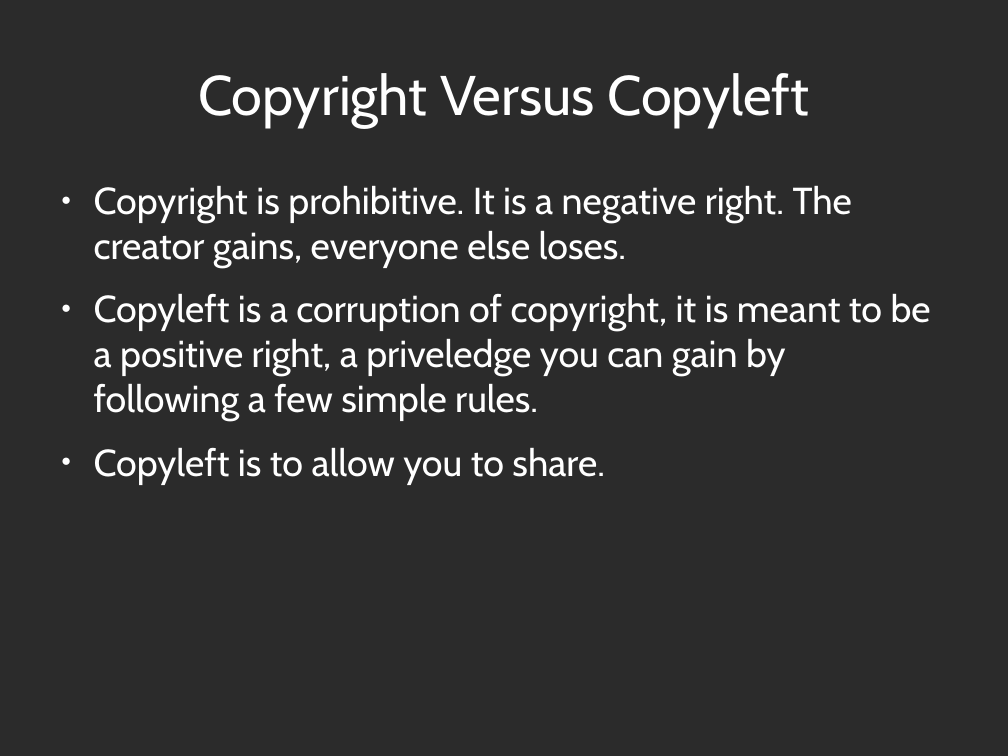
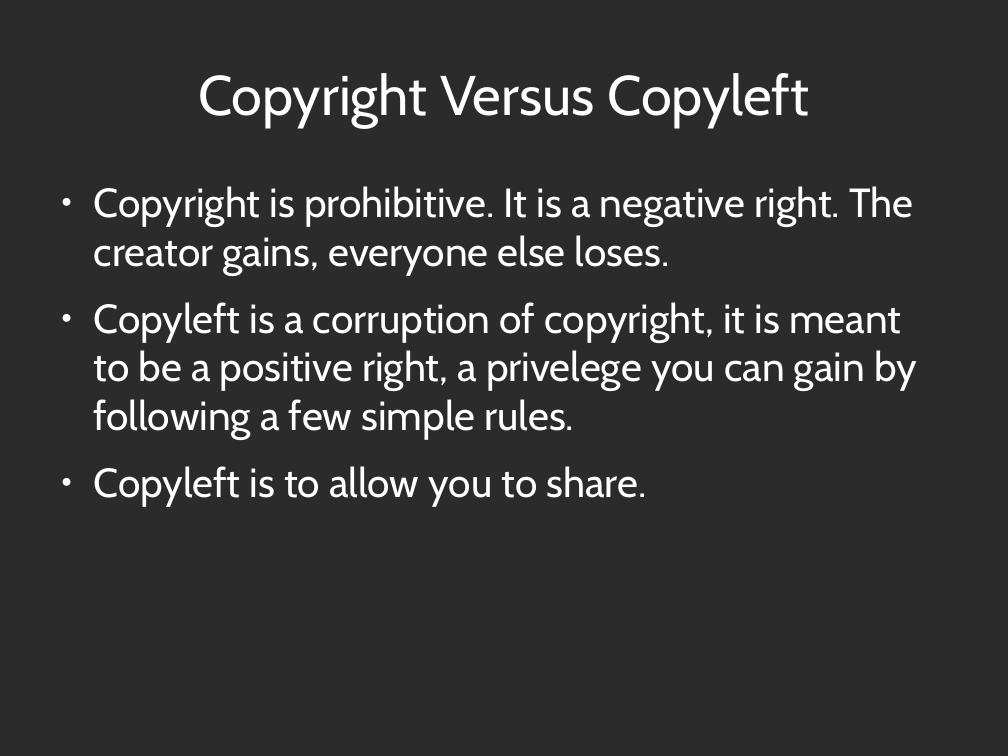
Before and after one commit to abramhindle/floss-licensing-talk, a slide deck: slide 9 of license-talk.odp. Drawn at 1008x756 pixels with LibreOffice and Linux fonts; fonts in the diff are those of the drawing; background and template pictures are left out; a plain dark background stands for a picture behind light text. Boxes give left, top, right and bottom in pixels: in the first picture for what was removed or moved away, otherwise in the second. Text is boxed around its words. In the diff, an @@ line names an element or a change of style, - is before the commit and + after.

```diff
--- a/license-talk.odp
+++ b/license-talk.odp
@@ text at [94,186,913,506]: size 29.6 to 32 pt in "Copyright is prohibitive. It is a negative ...", "Copyleft is to allow you to share." @@
@@ text at [94,302,917,439]: text changed; size 29.6 to 32 pt @@
-● Copyleft is a corruption of copyright, it is meant to be a positive right, a priveledge you can gain by following a few simple rules.
+● Copyleft is a corruption of copyright, it is meant to be a positive right, a privelege you can gain by following a few simple rules.
```
Also in this commit, not shown: 4 other slides changed, 1 other file.
